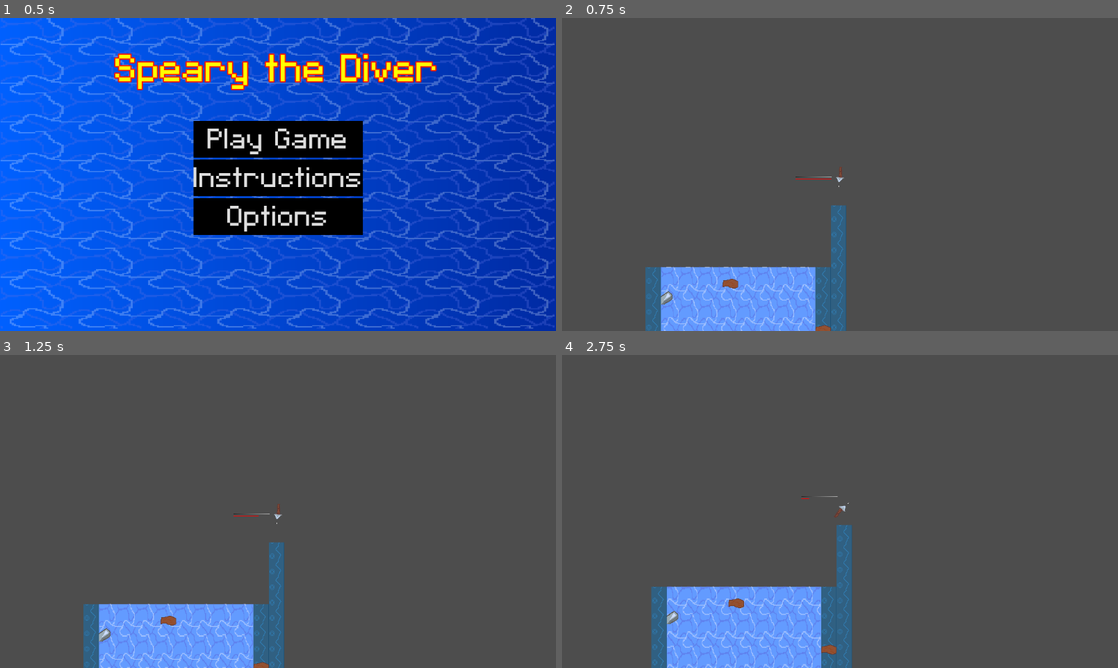
Above: before the commit, frames 1-4 (two rows, left to right).
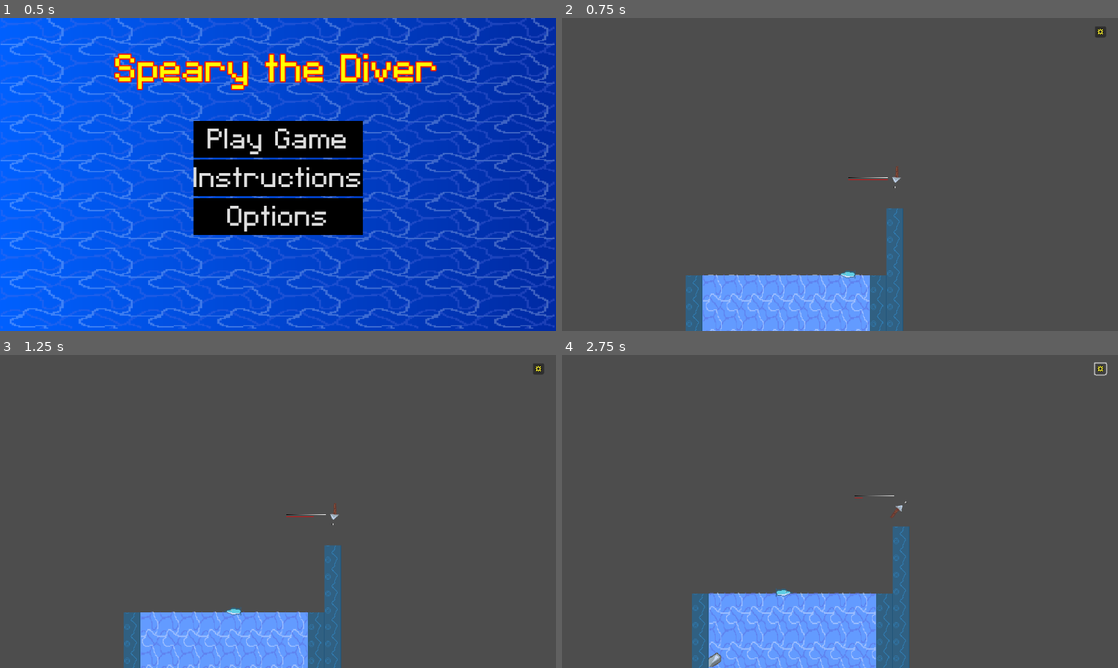
Above: after the commit, the same moments.

Repository: RylanSanders/LudumDare57
Game: Godot game, scene res://UI/MainMenu.tscn
Same seed, same stepped clock (60 frames per second), same inputs: the game is played once before the commit and once after it.
Inputs (mouse positions are in pixels of both pictures, inside the frame that each line leads up to):
- Up to frame 1 (0.5 s): no input
- Up to frame 2 (0.75 s): click "Play Game" at 0.5 s
- Up to frame 3 (1.25 s): no input
- Up to frame 4 (2.75 s): click (1101, 367) at 1.27 s; hold D from 2.03 s (still down); tap Space (launch) at 2.1 s

Frame 1 is identical in both runs. In frame 2, 7.8% of the frame differs, in the area x 15-98%, y 2-100%; in frame 3, 7.7%; in frame 4, 9.5%, in the area x 16-99%, y 2-100%.

Commit message:
Add all UI Menus

Diff:
--- a/Main.tscn
+++ b/Main.tscn
@@ -1,11 +1,14 @@
-[gd_scene load_steps=19 format=4 uid="uid://c6kt75durlr23"]
+[gd_scene load_steps=22 format=4 uid="uid://c6kt75durlr23"]
 
+[ext_resource type="Script" uid="uid://busqhvcl724xh" path="res://game_controller.gd" id="1_lgr22"]
 [ext_resource type="Texture2D" uid="uid://dcn3hd50jypr0" path="res://BaseTileSet.png" id="1_uu6xs"]
 [ext_resource type="Script" uid="uid://c7nwkwi7i72f7" path="res://spear.gd" id="2_cm0pq"]
 [ext_resource type="Script" uid="uid://g83xcn768ybc" path="res://map_controller.gd" id="2_fos0i"]
 [ext_resource type="Texture2D" uid="uid://cbq6qsjvf7wcr" path="res://RoughSpear.png" id="2_r0du0"]
+[ext_resource type="PackedScene" uid="uid://0m04bnj6k8lb" path="res://UI/DeathMenu.tscn" id="2_trn2v"]
 [ext_resource type="Script" uid="uid://b5rdjagi8vq3o" path="res://launch_power_bar.gd" id="4_cm0pq"]
 [ext_resource type="PackedScene" uid="uid://cvdb0k0qqems" path="res://MapSection1.tscn" id="5_fos0i"]
+[ext_resource type="Texture2D" uid="uid://vnvgxqxup525" path="res://UI/saveGear.png" id="8_03owx"]
 
 [sub_resource type="Gradient" id="Gradient_fos0i"]
 
@@ -55,7 +58,9 @@
 [sub_resource type="CircleShape2D" id="CircleShape2D_3dxm6"]
 radius = 6.0
 
-[node name="Node2D" type="Node2D"]
+[node name="GameController" type="Node2D"]
+script = ExtResource("1_lgr22")
+death_menu = ExtResource("2_trn2v")
 
 [node name="LaunchStrengthProgressBar" type="TextureProgressBar" parent="."]
 offset_left = 215.0
@@ -67,6 +72,8 @@
 texture_progress = SubResource("GradientTexture1D_trn2v")
 texture_progress_offset = Vector2(0, 3.76)
 script = ExtResource("4_cm0pq")
+
+[node name="MapSection1" parent="." instance=ExtResource("5_fos0i")]
 
 [node name="MapController" type="Node2D" parent="."]
 script = ExtResource("2_fos0i")
@@ -98,6 +105,8 @@
 polygon = PackedVector2Array(-1, -11, 4, -11, 4, 11, 8, 11, -2, 21, -8, 11, -2, 11)
 
 [node name="Camera2D" type="Camera2D" parent="Spear"]
+offset = Vector2(-108.04, 0)
+zoom = Vector2(1.085, 1.085)
 
 [node name="Sprite2D" type="Sprite2D" parent="Spear"]
 texture_filter = 1
@@ -123,6 +132,19 @@
 position = Vector2(-1, 9)
 shape = SubResource("CircleShape2D_3dxm6")
 
-[node name="MapSection1" parent="." instance=ExtResource("5_fos0i")]
+[node name="CanvasLayer" type="CanvasLayer" parent="."]
+
+[node name="PauseButton" type="Button" parent="CanvasLayer"]
+texture_filter = 1
+anchors_preset = 1
+anchor_left = 1.0
+anchor_right = 1.0
+offset_left = -48.0
+offset_top = 17.0
+offset_right = -25.0
+offset_bottom = 40.0
+grow_horizontal = 0
+icon = ExtResource("8_03owx")
+icon_alignment = 1
 
 [connection signal="area_entered" from="Spear/SpearTipArea" to="Spear" method="_on_spear_tip_area_area_entered"]
--- /dev/null
+++ b/UI/DeathMenu.tscn
@@ -0,0 +1,36 @@
+[gd_scene load_steps=2 format=3 uid="uid://0m04bnj6k8lb"]
+
+[ext_resource type="Script" uid="uid://d255dc8qfp7rw" path="res://UI/death_menu.gd" id="1_dbqb0"]
+
+[node name="DeathMenu" type="PopupMenu"]
+process_mode = 3
+size = Vector2i(170, 100)
+visible = true
+unfocusable = true
+script = ExtResource("1_dbqb0")
+
+[node name="Label" type="Label" parent="."]
+offset_left = 2.0
+offset_top = 4.0
+offset_right = 168.0
+offset_bottom = 58.0
+text = "You failed to kill the lord of the depths!"
+horizontal_alignment = 1
+autowrap_mode = 2
+
+[node name="RetryButton" type="MenuButton" parent="."]
+offset_left = 13.0
+offset_top = 45.0
+offset_right = 69.0
+offset_bottom = 95.0
+text = "Retry"
+
+[node name="MainMenuButton" type="MenuButton" parent="."]
+offset_left = 84.0
+offset_top = 51.0
+offset_right = 156.0
+offset_bottom = 91.0
+text = "Main Menu"
+
+[connection signal="pressed" from="RetryButton" to="." method="_on_retry_button_pressed"]
+[connection signal="pressed" from="MainMenuButton" to="." method="_on_main_menu_button_pressed"]
--- /dev/null
+++ b/UI/death_menu.gd
@@ -0,0 +1,12 @@
+extends PopupMenu
+
+var GameController
+
+
+
+func _on_retry_button_pressed() -> void:
+	GameController.retry()
+
+
+func _on_main_menu_button_pressed() -> void:
+	GameController.main_menu()
--- a/UI/play_button.gd
+++ b/UI/play_button.gd
@@ -1,9 +1,10 @@
 extends Button
 
 func _on_pressed() -> void:
-	var root_node = get_tree().get_root()
-	root_node.get_node("Main").get_node("MainMenu").queue_free()
-
-	var new_scene_resource = load("res://Main.tscn")
-	var new_scene_node = new_scene_resource.instantiate()
-	root_node.add_child(new_scene_node)
+	#var root_node = get_tree().get_root()
+	#root_node.get_node("Main").get_node("MainMenu").queue_free()
+	#
+	#var new_scene_resource = load("res://Main.tscn")
+	#var new_scene_node = new_scene_resource.instantiate()
+	#root_node.add_child(new_scene_node)
+	get_tree().change_scene_to_file("res://Main.tscn")
--- /dev/null
+++ b/game_controller.gd
@@ -0,0 +1,21 @@
+extends Node2D
+
+@export var death_menu:PackedScene
+@onready var spear_forward:Node2D = get_node("Spear/Forward")
+func game_over():
+	get_tree().paused=true
+	var new_death_menu :PopupMenu = death_menu.instantiate()
+	new_death_menu.GameController=self
+	add_child(new_death_menu)
+
+	new_death_menu.popup_centered()
+
+func retry():
+	get_tree().paused=false
+	get_tree().reload_current_scene()
+
+
+
+func main_menu():
+	get_tree().paused=false
+	get_tree().change_scene_to_file("res://UI/MainMenu.tscn")
--- /dev/null
+++ b/pause_button.gd
@@ -0,0 +1,4 @@
+extends Button
+
+func _ready() -> void:
+	offset =
--- a/spear.gd
+++ b/spear.gd
@@ -3,15 +3,19 @@
 var angular_vel: float =0
 var is_angling_launch:=true
 var is_strength_launch:=false
+var is_under_water:=false
 var LAUNCH_VEL = 100
 var GRAVITY_SCALE = 0.5
 var ANGULAR_ROT_SPEED = 4
 var UNDER_WATER_CONSTANT_UPWARDS_FORCE = -550
+var GAME_OVER_TIME = 1
+var game_over_timer=0
 
 @onready var ForwardNode:Node2D = get_node("Forward")
 @onready var LeftNode:Node2D = get_node("Left")
 @onready var RightNode:Node2D = get_node("Right")
 @onready var LaunchStrengthBar:TextureProgressBar = get_node("../LaunchStrengthProgressBar")
+@onready var GameController = get_node("..")
 
 
 
@@ -32,6 +36,12 @@
 			is_strength_launch = false
 			var launch_vel = (ForwardNode.global_position-global_position).normalized() * LAUNCH_VEL * (LaunchStrengthBar.value/5)
 			apply_impulse(launch_vel)
+	if not is_angling_launch and not is_strength_launch and is_under_water and linear_velocity.y<1:
+		game_over_timer+=delta
+		if game_over_timer>GAME_OVER_TIME:
+			GameController.game_over()
+	else:
+		game_over_timer=0
 
 func _physics_process(delta: float) -> void:
 	if is_angling_launch or is_strength_launch:
@@ -57,10 +67,10 @@
 			state.angular_velocity = -MOVE_ANGULAR_VEL
 
 
-
 func _on_spear_tip_area_area_entered(area: Area2D) -> void:
 	if area.name == "WaterStartArea":
 		constant_force.y = UNDER_WATER_CONSTANT_UPWARDS_FORCE
+		is_under_water = true
 
 
 var durabilityModifier = 1
Not shown, added: UI/death_menu.gd.uid
Binary file added: UI/saveGear.png
Not shown, added: UI/saveGear.png.import
Not shown, added: game_controller.gd.uid
Not shown, added: pause_button.gd.uid
